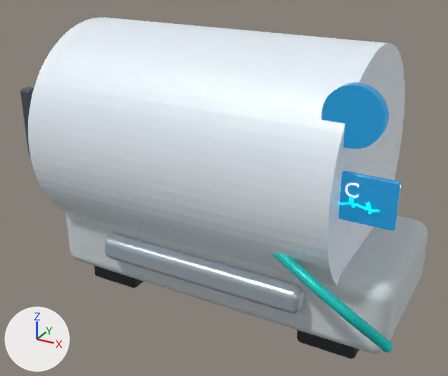
The glTF model public/models/autoclave.glb, before and after one commit.
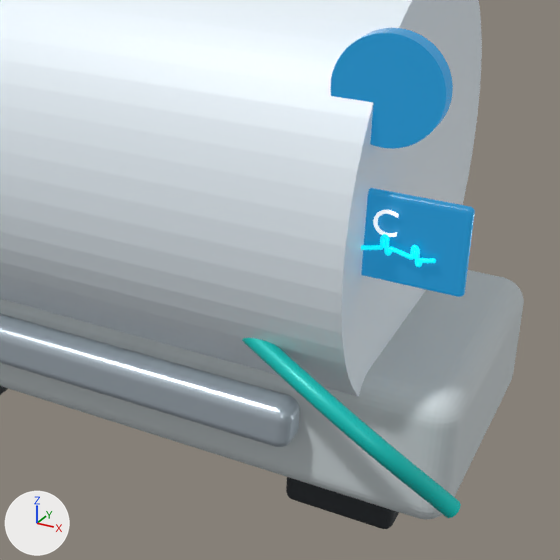
Old and new are each drawn whole from a camera (50 mm lens) standing at (1.669, -3.009, 1.29) and looking at (0.06, -0.082, -0.173) and again close up on the part from 31% to 100% of the width and 18% to 100% of the height. Every picture has the same lights, and +X, +Y and +Z are marked at lower left. The older version's two pictures come first. Where no turn or scale is listed for an object, it has been applied to the vertices.

In view in the first close-up: 'autoclave cabinet base', 'cycle panel', 'cycle panel waveform', 'drain rail', 'drain tube', 'gauge', 'pressure chamber', 'right autoclave foot' and 1 more.
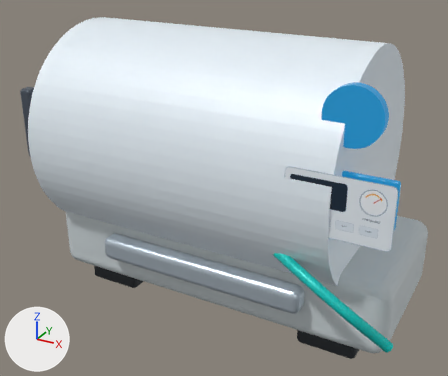
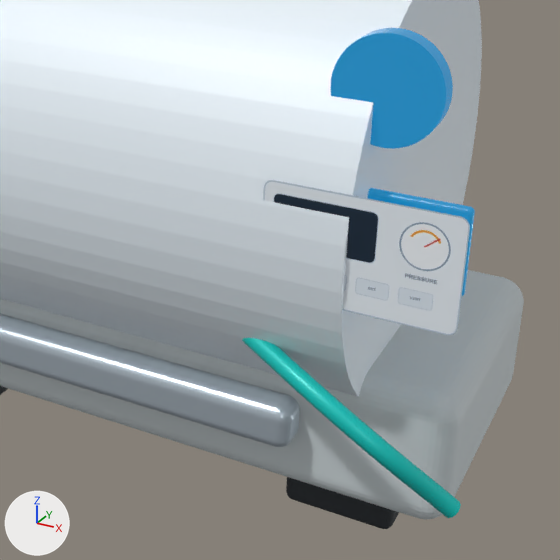
What differs and where, as boxes [x1, y1, x2, y2] in the close-ups (560 x 560 px):
'photo-real autoclave control panel', added: after [263, 180, 470, 335]

Patch to the scene script:
```diff
--- a/public/models/autoclave.glb.py
+++ b/public/models/autoclave.glb.py
@@ img_autoclave_panel @@
+img_autoclave_panel = load_image('autoclave-panel', '_unpacked/autoclave-panel', 900, 560, 'sRGB')
@@ mat_photo_real_autoclave_control_panel_material @@
+mat_photo_real_autoclave_control_panel_material = principled_material('photo-real autoclave control panel material')
+mat_photo_real_autoclave_control_panel_material.texture = img_autoclave_panel  # with its transparency
+mat_photo_real_autoclave_control_panel_material.metallic = 0.02
+mat_photo_real_autoclave_control_panel_material.roughness = 0.34
+mat_photo_real_autoclave_control_panel_material.emission_color = (0.002, 0.0044, 0.0068)  # black #070e14
+mat_photo_real_autoclave_control_panel_material.emission_strength = 1.0
@@ me_plane_004 @@
+me_plane_004.from_pydata(...)  # 4 vertices, 2 faces; spans x -0.27..0.27, y 0.0, z -0.17..0.17
+me_plane_004.materials.append(mat_photo_real_autoclave_control_panel_material)  # picture img_autoclave_panel
@@ ob_photo_real_autoclave_control_panel @@
+ob_photo_real_autoclave_control_panel = bpy.data.objects.new('photo-real autoclave control panel', me_plane_004)
+ob_photo_real_autoclave_control_panel.location = (0.92, -0.625, 0.12)
```
